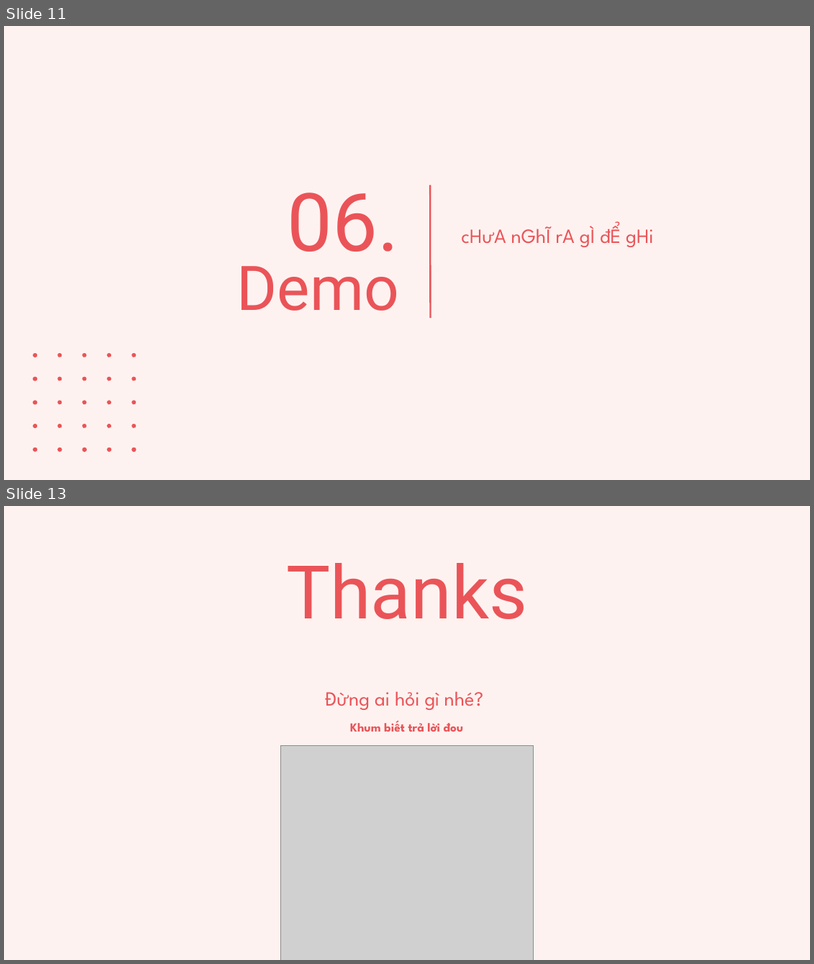
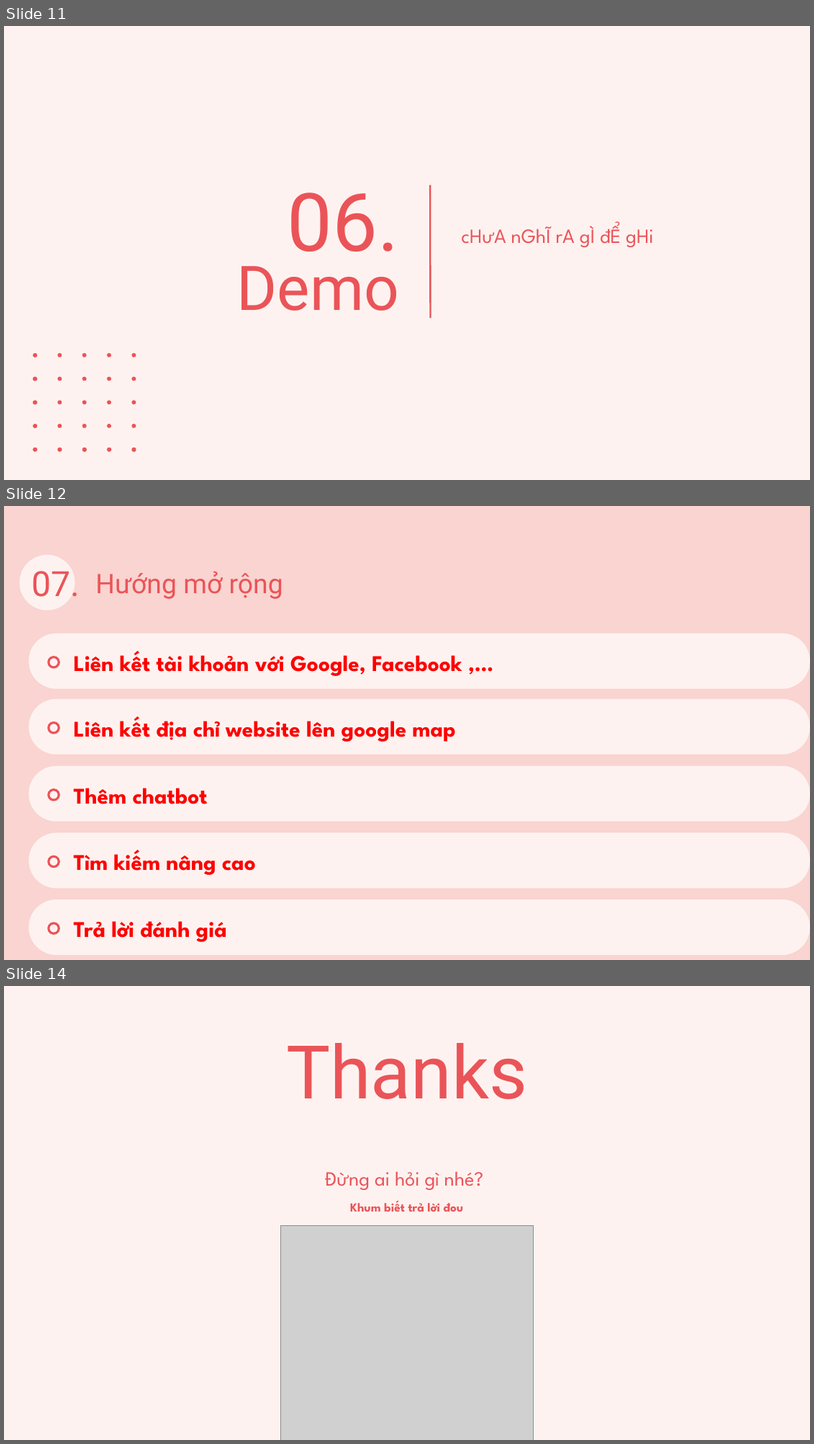
Before and after one commit to Prox404/doan1J2School, a slide deck: Document/slide.pptx. Shown one above the other, each under a label of ours: slides 11 and 13 before the commit, slides 11, 12 and 14 after it; the slides between them are not shown. The pictures are 814x964 and 814x1444 pixels, drawn with LibreOffice and Linux fonts; fonts in the diff are those of the drawing; grey boxes stand for pictures. Boxes give left, top, right and bottom in pixels: in the first picture for what was removed or moved away, otherwise in the second. Text is boxed around its words. In the diff, an @@ line names an element or a change of style, - is before the commit and + after.

```diff
--- a/Document/slide.pptx
+++ b/Document/slide.pptx
@@ slide 12 added at (x1=4, y1=506, x2=810, y2=960), background #FEF2F0 @@
@@ rectangle added at (x1=4, y1=506, x2=810, y2=960), fill #F9D4D0 @@
@@ ellipse added at (x1=19, y1=554, x2=75, y2=610), fill #FEF2F0 @@
@@ title added at (x1=31, y1=571, x2=80, y2=597), 31 pt, text #EA5458 @@
+07.
@@ title added at (x1=95, y1=571, x2=283, y2=599), 24 pt, text #EA5458 @@
+Hướng mở rộng
@@ rounded rectangle added at (x1=29, y1=633, x2=810, y2=689), fill #FEF2F0 @@
@@ ellipse added at (x1=49, y1=656, x2=59, y2=667), outline #EA5458 2 pt @@
@@ text added at (x1=74, y1=651, x2=463, y2=676), 20 pt, text #FF0000, bold @@
+Liên kết tài khoản với Google, Facebook ,…
@@ rounded rectangle added at (x1=29, y1=699, x2=810, y2=754), fill #FEF2F0 @@
@@ text added at (x1=74, y1=716, x2=455, y2=741), 20 pt, text #FF0000, bold @@
+Liên kết địa chỉ website lên google map
@@ ellipse added at (x1=49, y1=722, x2=59, y2=733), outline #EA5458 2 pt @@
@@ rounded rectangle added at (x1=29, y1=766, x2=810, y2=821), fill #FEF2F0 @@
@@ ellipse added at (x1=49, y1=789, x2=59, y2=800), outline #EA5458 2 pt @@
@@ text added at (x1=74, y1=788, x2=208, y2=804), 20 pt, text #FF0000, bold @@
+Thêm chatbot
@@ rounded rectangle added at (x1=29, y1=833, x2=810, y2=888), fill #FEF2F0 @@
@@ text added at (x1=74, y1=849, x2=256, y2=875), 20 pt, text #FF0000, bold @@
+Tìm kiếm nâng cao
@@ ellipse added at (x1=49, y1=856, x2=59, y2=867), outline #EA5458 2 pt @@
@@ rounded rectangle added at (x1=29, y1=900, x2=810, y2=955), fill #FEF2F0 @@
@@ ellipse added at (x1=49, y1=923, x2=59, y2=934), outline #EA5458 2 pt @@
@@ text added at (x1=74, y1=921, x2=227, y2=942), 20 pt, text #FF0000, bold @@
+Trả lời đánh giá
@@ what was slide 13 is now slide 14 @@
```
Also in this commit, not shown: 2 slides changed, 6 other files.
